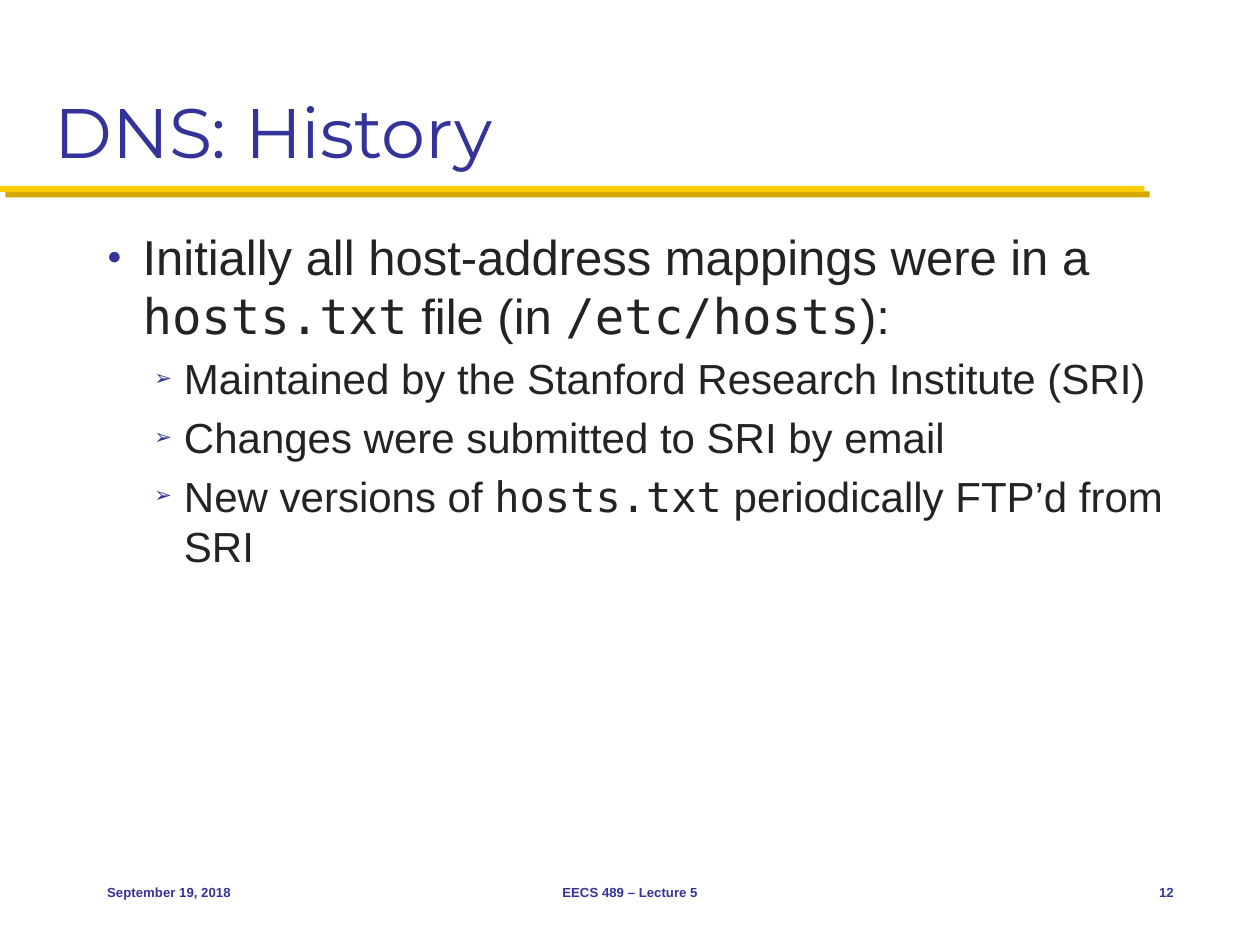
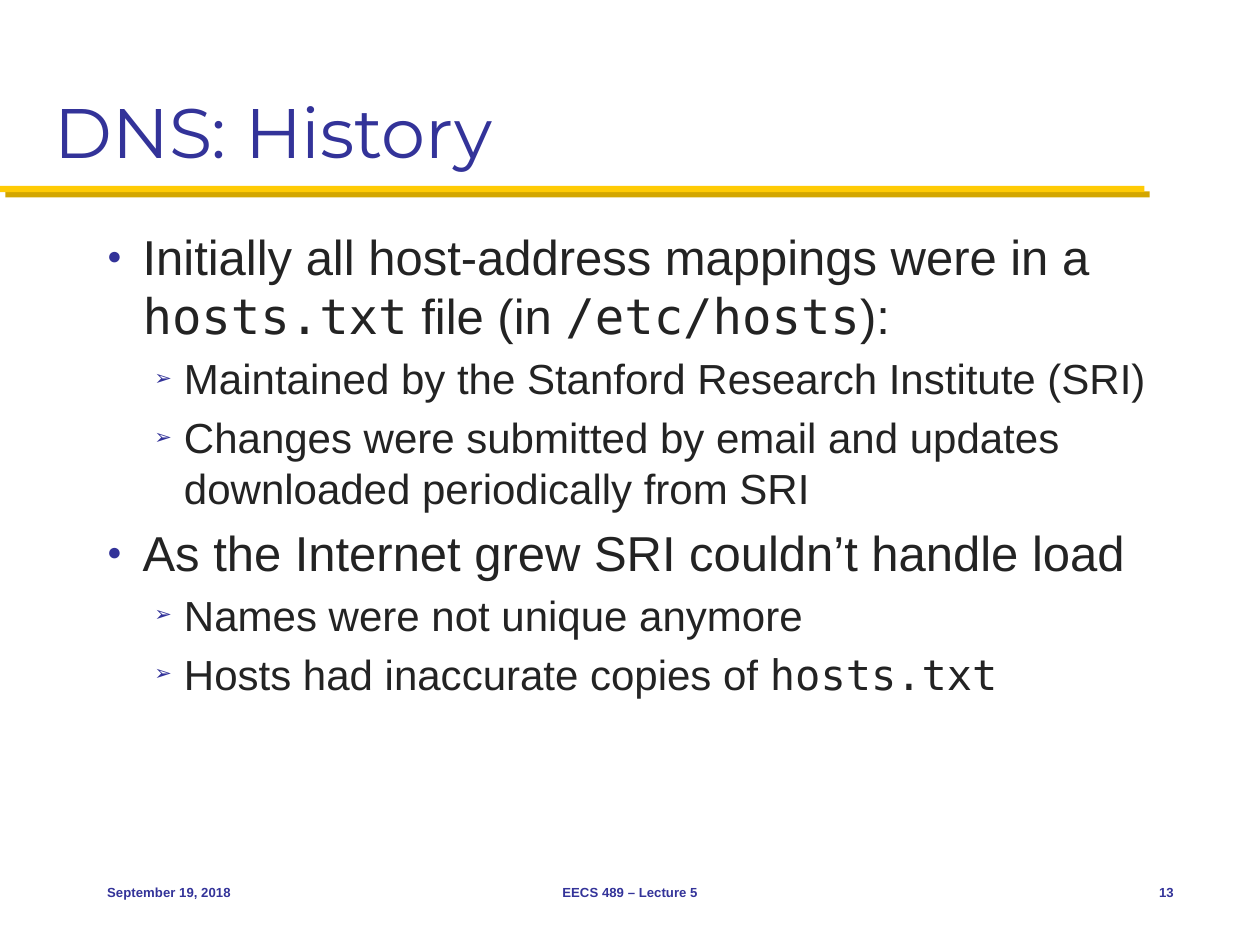
Before and after one commit to mosharaf/eecs489, a slide deck: slide 13 of Slides/091918.pptx (slide 12 before the commit). Drawn at 1260x945 pixels with LibreOffice and Linux fonts; fonts in the diff are those of the drawing. Boxes give left, top, right and bottom in pixels: in the first picture for what was removed or moved away, otherwise in the second. Text is boxed around its words. In the diff, an @@ line names an element or a change of style, - is before the commit and + after.

Commit message:
Updated 0919

```diff
--- a/Slides/091918.pptx
+++ b/Slides/091918.pptx
@@ text at [143, 422, 1125, 698]: text changed @@
-  ➢ Changes were submitted to SRI by email
-  ➢ New versions of hosts.txt periodically FTP’d from SRI
+  ➢ Changes were submitted by email and updates downloaded periodically from SRI
+● As the Internet grew SRI couldn’t handle load
+  ➢ Names were not unique anymore
+  ➢ Hosts had inaccurate copies of hosts.txt
```
Also in this commit, not shown: 4 other slides changed, 1 slide added, 3 slides removed.
